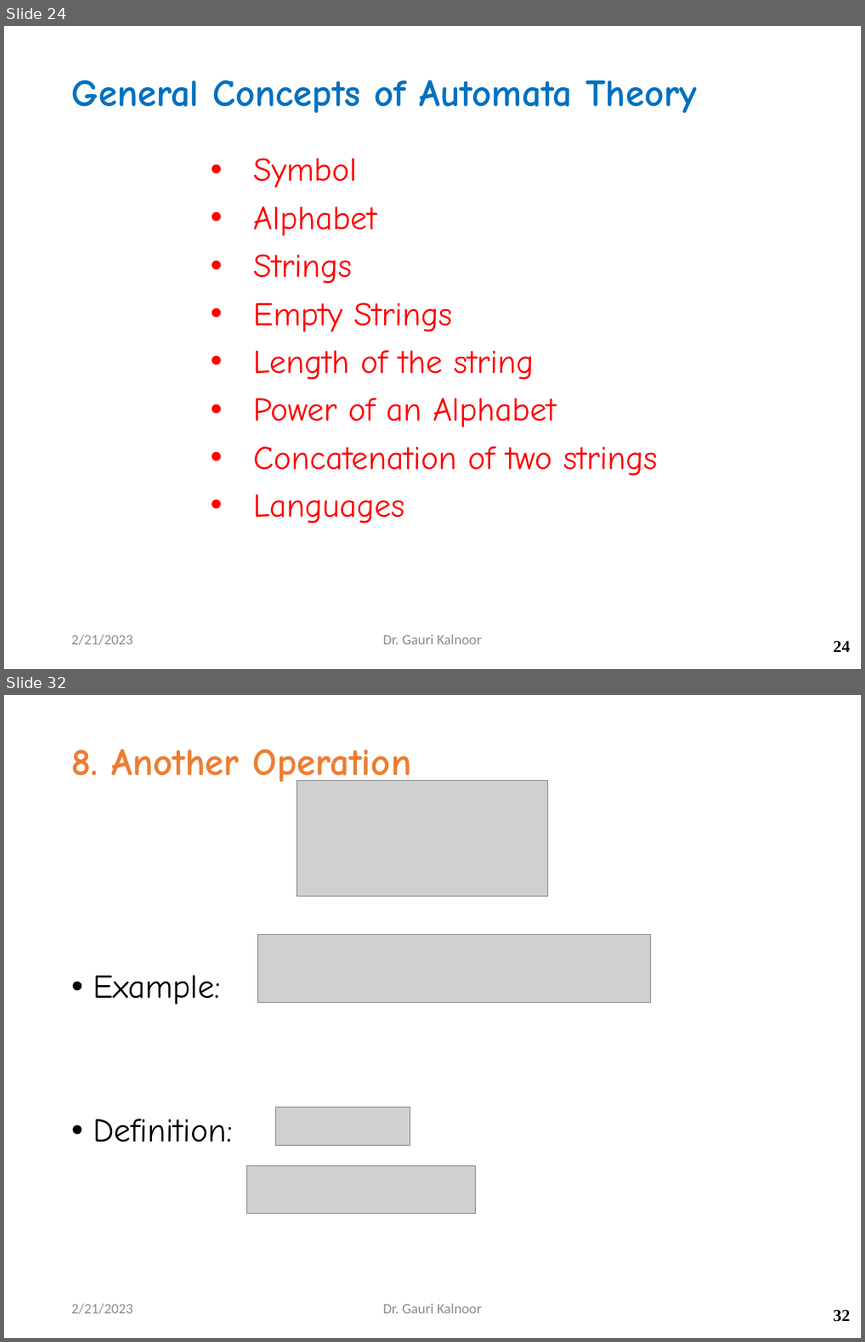
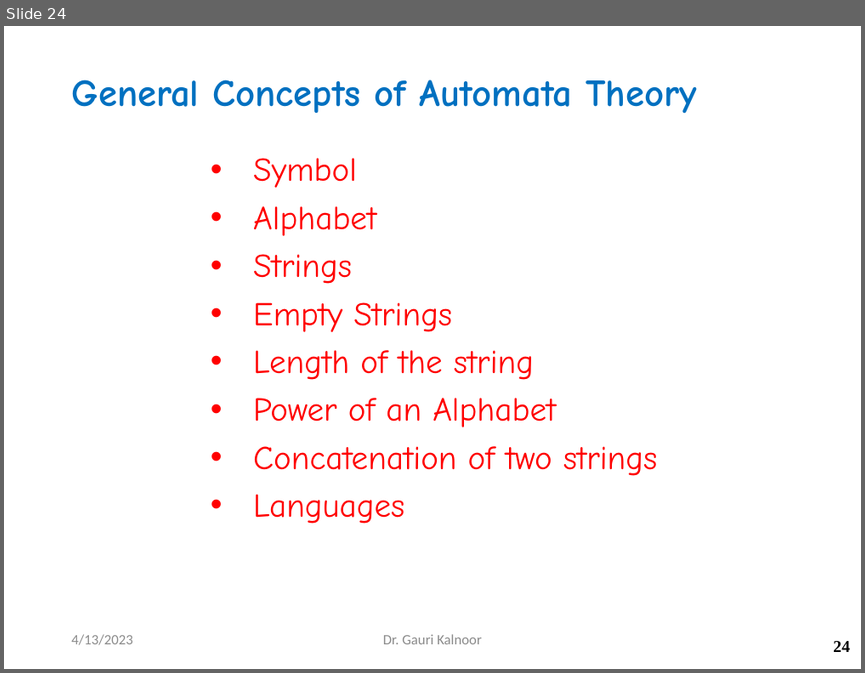
Before and after one commit to sumsa01311/pu_notes, a slide deck: 4sem/TOC/Module-1_Introduction to Automata.pptx. Shown one above the other, each under a label of ours: slides 24 and 32 before the commit, slide 24 after it; the slides between them are not shown. The pictures are 865x1342 and 865x673 pixels, drawn with LibreOffice and Linux fonts; fonts in the diff are those of the drawing; grey boxes stand for pictures; background and template pictures are left out. Boxes give left, top, right and bottom in pixels: in the first picture for what was removed or moved away, otherwise in the second. Text is boxed around its words. In the diff, an @@ line names an element or a change of style, - is before the commit and + after.

```diff
--- a/4sem/TOC/Module-1_Introduction to Automata.pptx
+++ b/4sem/TOC/Module-1_Introduction to Automata.pptx
@@ slide 32 removed at box(4, 695, 861, 1338), background #FFFFFF @@
@@ title removed at box(71, 749, 412, 787) @@
-8. Another Operation
@@ picture removed at box(297, 781, 548, 896) @@
@@ picture removed at box(257, 934, 650, 1002) @@
@@ text removed at box(93, 975, 233, 1142) @@
-• Example:
-• Definition:
@@ picture removed at box(276, 1107, 410, 1145) @@
@@ picture removed at box(246, 1165, 475, 1213) @@
@@ text removed at box(71, 1303, 132, 1314) @@
-2/21/2023
@@ text removed at box(383, 1303, 482, 1313) @@
-Dr. Gauri Kalnoor
@@ page number removed at box(833, 1310, 850, 1321) @@
-32
@@ slide 24 changed as well @@
@@ text at box(71, 634, 132, 645): text changed @@
-2/21/2023
+4/13/2023
```
Also in this commit, not shown: 19 other slides changed, 25 slides added, 24 other slides removed.
